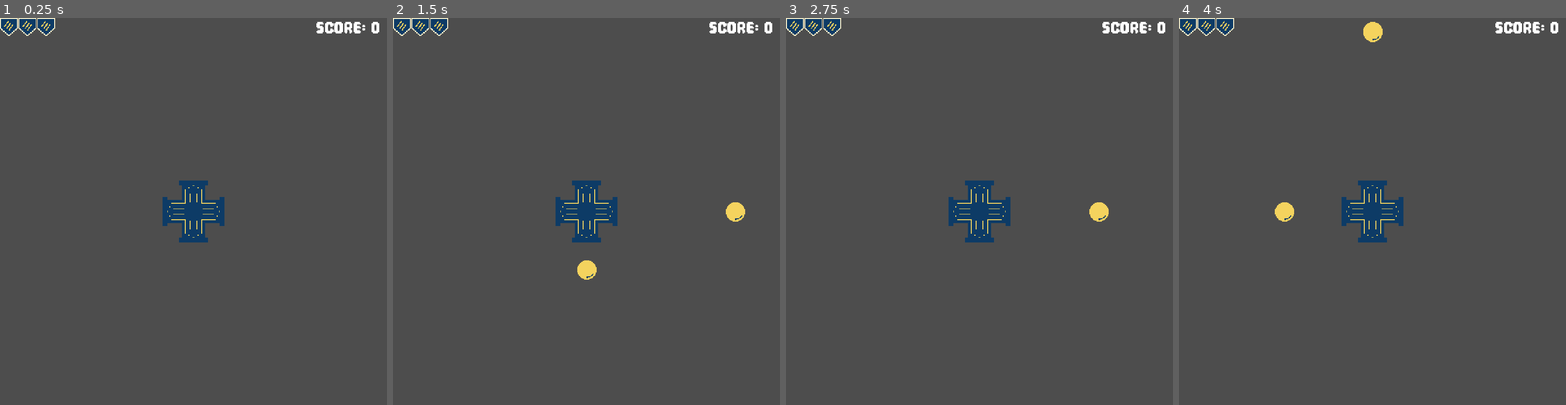
Above: before the commit, frames 1-4 (left to right).
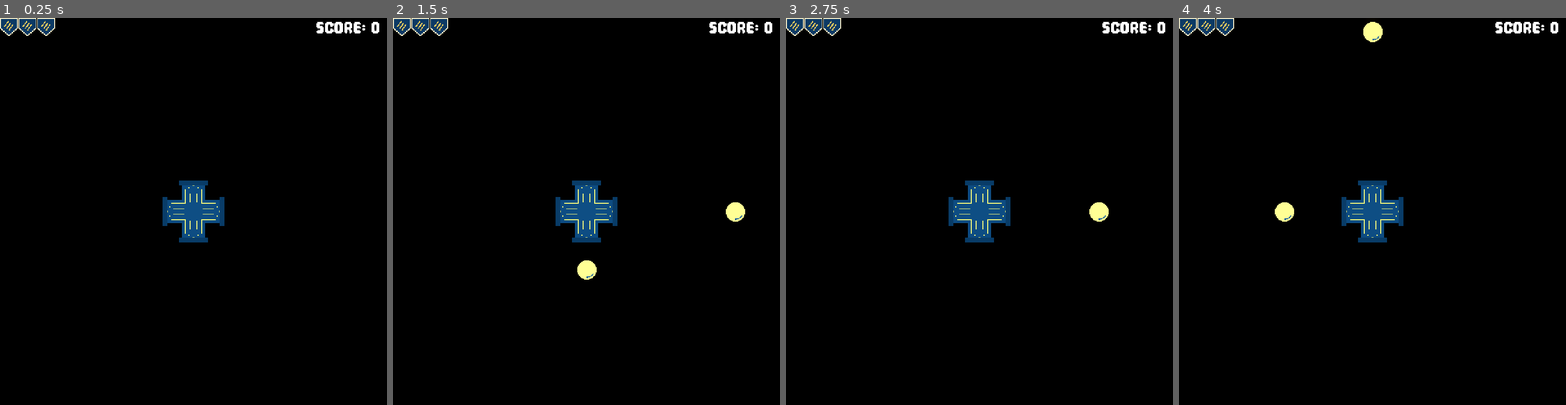
Above: after the commit, the same moments.

Repository: skain/incremental-outpost
Game: Godot game, scene res://scenes/main.tscn
The game is run twice, just before and just after one commit, with the same random seed, the same clock (stepped at 60 frames per second) and the same inputs.
Inputs:
- Up to frame 1 (0.25 s): no input
- Up to frame 2 (1.5 s): tap Enter (start_game) at 0.5, 1.35 s; hold Right (fire_right) 0.53-1.28 s; hold Enter (start_game) 0.53-1.28 s; hold Down (fire_down) from 1.28 s (still down)
- Up to frame 3 (2.75 s): release Down (fire_down) at 2.03 s; hold Right (fire_right) from 2.03 s (still down); hold Enter (start_game) from 2.03 s (still down)
- Up to frame 4 (4 s): release Right (fire_right) at 2.78 s; release Enter (start_game) at 2.78 s; hold Up (fire_up) 2.78-3.53 s; tap Enter (start_game) at 2.85 s; hold Left (fire_left) from 3.53 s (still down); hold Enter (start_game) from 3.53 s (still down)

The runs differ from the first frame. In frame 1, 99% of the frame differs, in the area x 0-100%, y 0-100%; in frame 2, 99%; in frame 3, 99%; in frame 4, 99%.

Commit message:
Black background, glow

Diff:
--- a/project.godot
+++ b/project.godot
@@ -88,5 +88,6 @@
 [rendering]
 
 textures/canvas_textures/default_texture_filter=0
+viewport/hdr_2d=true
 2d/snap/snap_2d_transforms_to_pixel=true
 2d/snap/snap_2d_vertices_to_pixel=true
--- a/scenes/enemy_projectile.tscn
+++ b/scenes/enemy_projectile.tscn
@@ -6,15 +6,16 @@
 [sub_resource type="RectangleShape2D" id="RectangleShape2D_e8ik0"]
 size = Vector2(64, 63)
 
-[node name="EnemyProjectile" type="Area2D"]
+[node name="EnemyProjectile" type="Area2D" unique_id=1387055740]
 collision_layer = 16
 collision_mask = 8
 script = ExtResource("1_e8ik0")
 
-[node name="Sprite2D" type="Sprite2D" parent="."]
+[node name="Sprite2D" type="Sprite2D" parent="." unique_id=1939503529]
+modulate = Color(1.5720325, 1.5720325, 1.5720325, 1)
 texture = ExtResource("1_lofwd")
 
-[node name="CollisionShape2D" type="CollisionShape2D" parent="."]
+[node name="CollisionShape2D" type="CollisionShape2D" parent="." unique_id=1394548682]
 position = Vector2(0, -0.5)
 shape = SubResource("RectangleShape2D_e8ik0")
 
--- a/scenes/main.tscn
+++ b/scenes/main.tscn
@@ -7,10 +7,33 @@
 [ext_resource type="Texture2D" uid="uid://b4wbabadug3ic" path="res://assets/health.png" id="4_tbgi4"]
 [ext_resource type="FontFile" uid="uid://c6yugg4s6ayo3" path="res://assets/Pixel Game.otf" id="6_tefeu"]
 
+[sub_resource type="Environment" id="Environment_tefeu"]
+background_mode = 3
+glow_enabled = true
+glow_levels/4 = 0.3
+glow_levels/5 = 0.4
+glow_levels/6 = 0.5
+glow_bloom = 0.25
+glow_blend_mode = 0
+
 [sub_resource type="StyleBoxEmpty" id="StyleBoxEmpty_tbgi4"]
 
 [node name="Main" type="Node2D" unique_id=42505495]
 script = ExtResource("1_sugp2")
+
+[node name="WorldEnvironment" type="WorldEnvironment" parent="." unique_id=1950625691]
+environment = SubResource("Environment_tefeu")
+
+[node name="Backdrop" type="CanvasLayer" parent="." unique_id=402731984]
+layer = -100
+
+[node name="ColorRect" type="ColorRect" parent="Backdrop" unique_id=740235027]
+anchors_preset = 15
+anchor_right = 1.0
+anchor_bottom = 1.0
+grow_horizontal = 2
+grow_vertical = 2
+color = Color(0, 0, 0, 1)
 
 [node name="Player" parent="." unique_id=507027384 instance=ExtResource("2_jyhfs")]
 position = Vector2(640, 640)
--- a/scenes/player.tscn
+++ b/scenes/player.tscn
@@ -28,6 +28,7 @@
 script = ExtResource("1_g2els")
 
 [node name="Sprite2D" type="Sprite2D" parent="." unique_id=1655677136]
+modulate = Color(1.2574322, 1.2574322, 1.2574322, 1)
 texture = ExtResource("1_3vyb7")
 script = SubResource("GDScript_qhqgy")
 
--- a/scenes/player_projectile.tscn
+++ b/scenes/player_projectile.tscn
@@ -6,20 +6,23 @@
 [sub_resource type="RectangleShape2D" id="RectangleShape2D_oxij3"]
 size = Vector2(64, 64)
 
-[node name="PlayerProjectile" type="Area2D"]
+[node name="PlayerProjectile" type="Area2D" unique_id=123665237]
 show_behind_parent = true
 collision_layer = 8
 script = ExtResource("1_oxij3")
 
-[node name="Sprite2D" type="Sprite2D" parent="."]
+[node name="Sprite2D" type="Sprite2D" parent="." unique_id=931890691]
+modulate = Color(1.5720325, 1.5720325, 1.5720325, 1)
 texture = ExtResource("1_lqp5n")
 
-[node name="CollisionShape2D" type="CollisionShape2D" parent="."]
+[node name="CollisionShape2D" type="CollisionShape2D" parent="." unique_id=1330633448]
+visible = false
 position = Vector2(1.9073486e-06, 0)
 scale = Vector2(0.99999976, 0.99999976)
 shape = SubResource("RectangleShape2D_oxij3")
 
-[node name="VisibleOnScreenNotifier2D" type="VisibleOnScreenNotifier2D" parent="."]
+[node name="VisibleOnScreenNotifier2D" type="VisibleOnScreenNotifier2D" parent="." unique_id=199237935]
+visible = false
 rect = Rect2(-32, -32, 64, 64)
 
 [connection signal="screen_exited" from="VisibleOnScreenNotifier2D" to="." method="_on_visible_on_screen_notifier_2d_screen_exited"]
Not shown: 1 places in scenes/enemy_projectile.tscn that only renumber resources
Not shown: 1 places in scenes/player_projectile.tscn that only renumber resources
